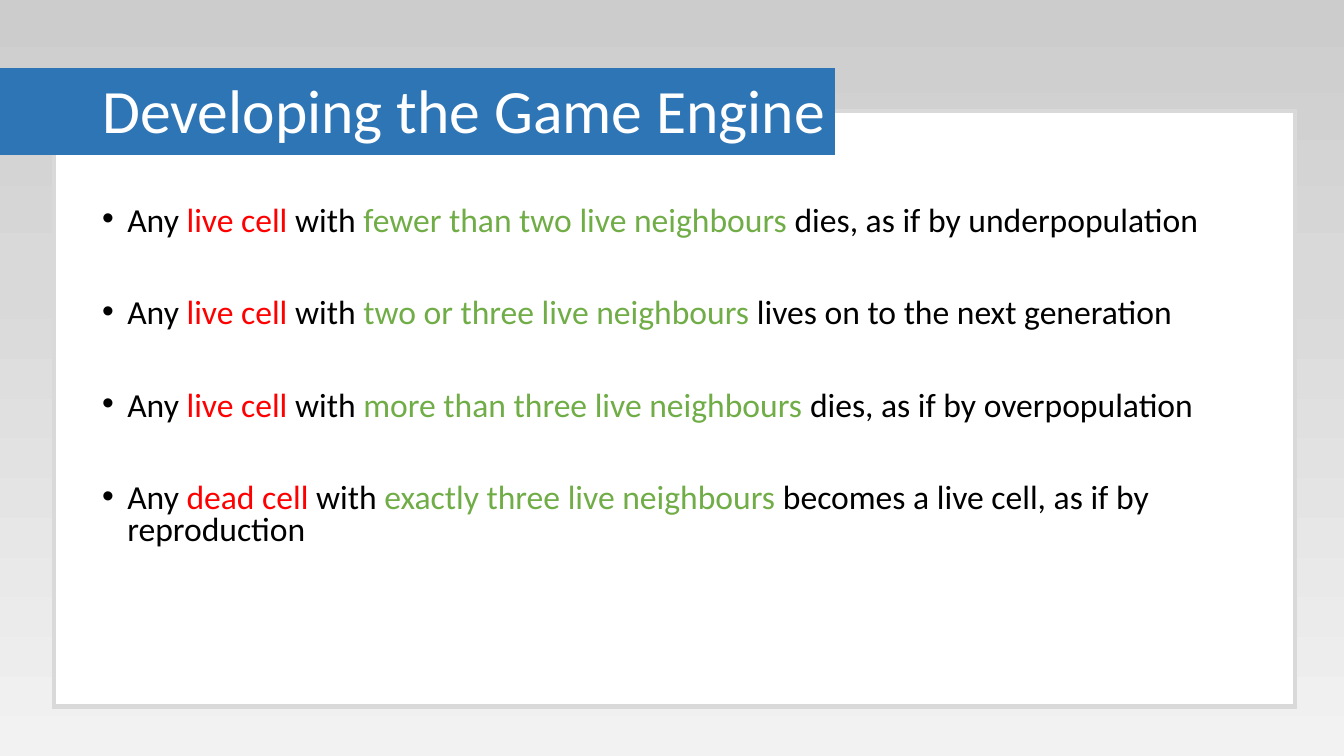
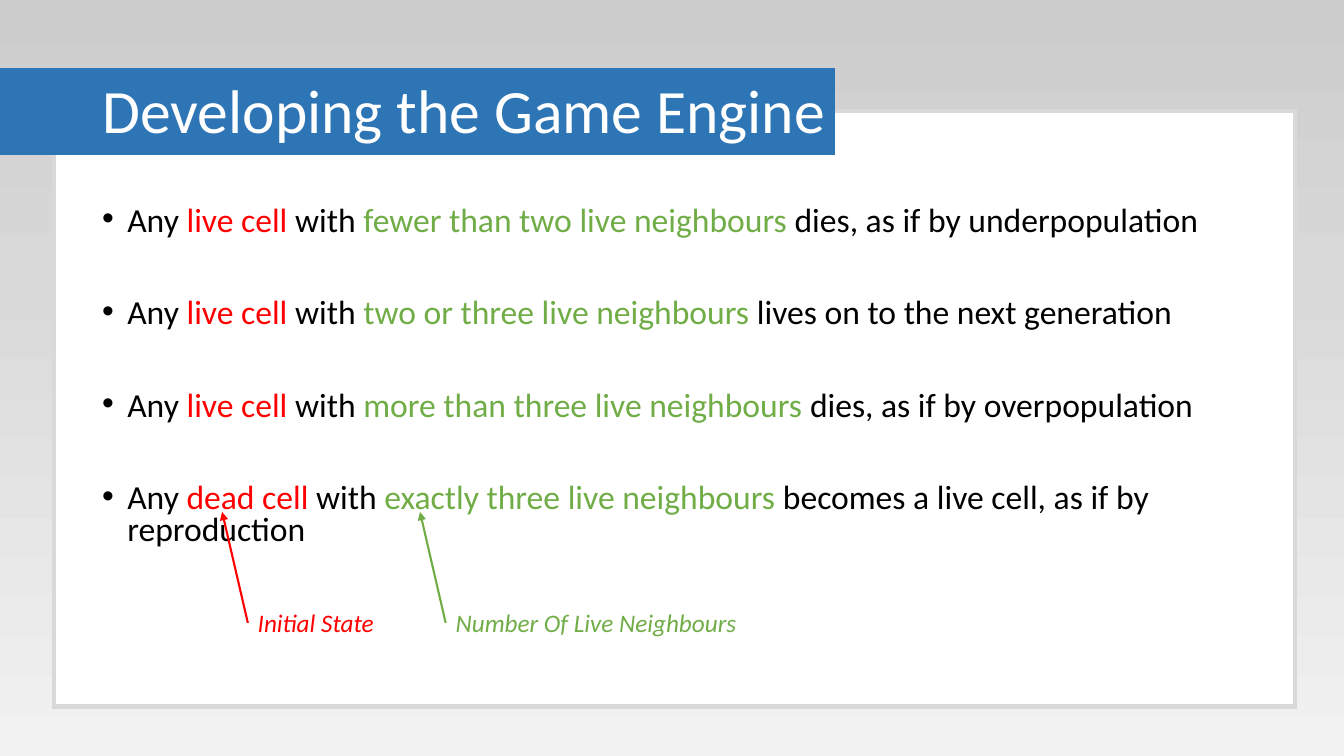
Before and after one commit to Paul-Hadfield/GameOfLife-Talk, a slide deck: slide 13 of Game Of Life Presentation.pptx (slide 8 before the commit). Drawn at 1344x756 pixels with LibreOffice and Linux fonts; fonts in the diff are those of the drawing. Boxes give left, top, right and bottom in pixels: in the first picture for what was removed or moved away, otherwise in the second. Text is boxed around its words. In the diff, an @@ line names an element or a change of style, - is before the commit and + after.

```diff
--- a/Game Of Life Presentation.pptx
+++ b/Game Of Life Presentation.pptx
@@ arrow added from (248, 623) to (222, 512), #FF0000 1.5 pt @@
@@ arrow added from (446, 623) to (420, 512), #70AD47 1.5 pt @@
@@ text added at (x1=258, y1=614, x2=374, y2=632), 18 pt, text #FF0000, italic @@
+Initial State
@@ text added at (x1=456, y1=614, x2=736, y2=637), 18 pt, text #70AD47, italic @@
+Number Of Live Neighbours
```
Also in this commit, not shown: 8 other slides changed, 19 slides added, 1 slide removed.
